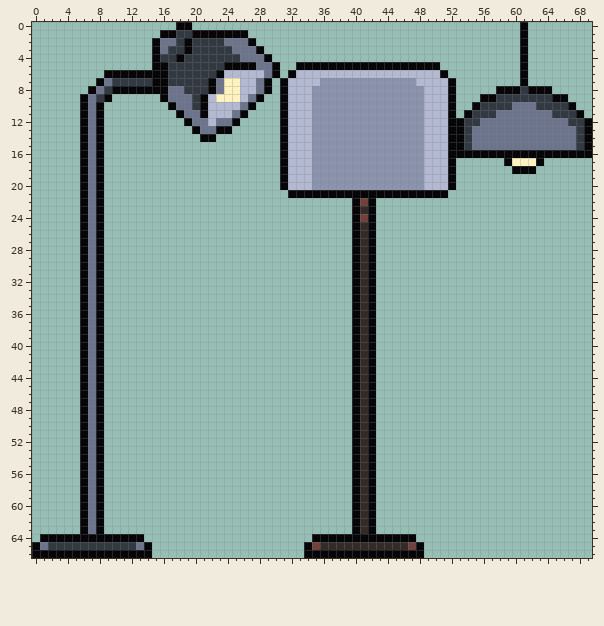
Pixel-art file -- Assets/Rooms/Sprites/Lamps.aseprite. The picture above was drawn from the file before the commit.
70x67 pixels, 1 frame.
Once edited:
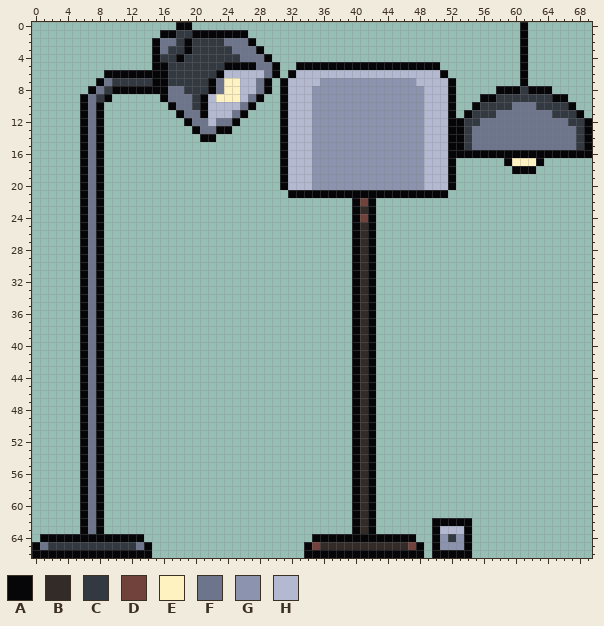
Palette (. is transparent): A #060608  B #322b28  C #333941  D #71413b  E #fef3c0  F #6d758d  G #8b93af  H #b3b9d1
Difference:
y 62: x 50..54 ..... -> AAAAA
y 63: x 50..54 ..... -> AHHHA
y 64: x 50..54 ..... -> AGCGA
y 65: x 50..54 ..... -> AGGGA
y 66: x 50..54 ..... -> AAAAA
Changed places in both pictures, as pixel boxes (x1, y1, x2, y2):
added: (432, 518, 472, 558)
